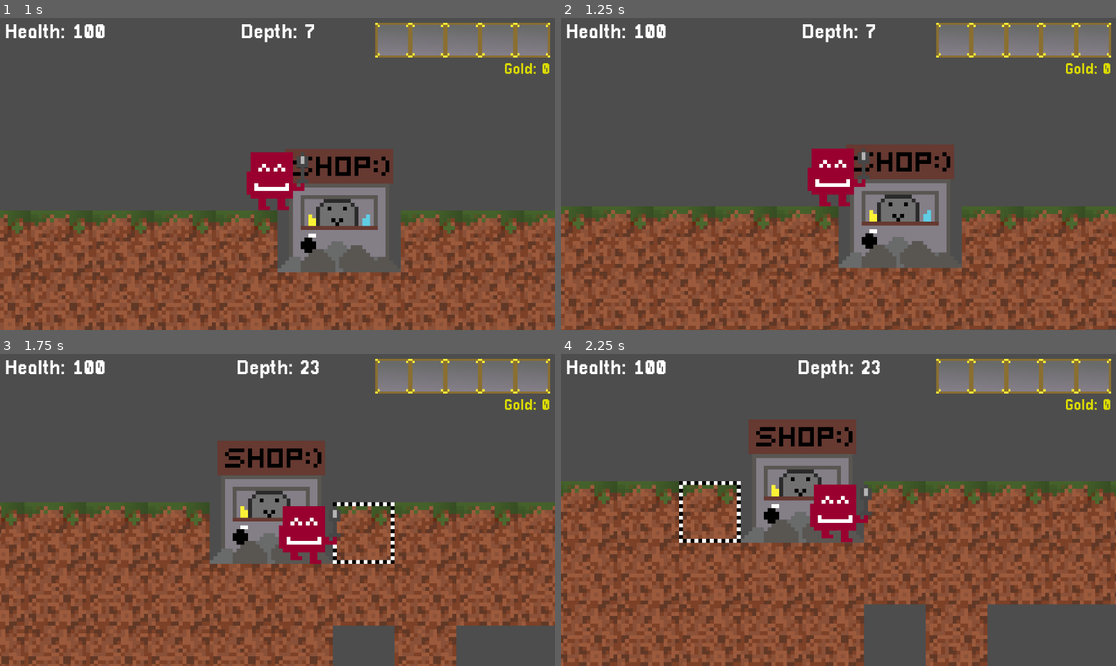
Above: before the commit, frames 1-4 (two rows, left to right).
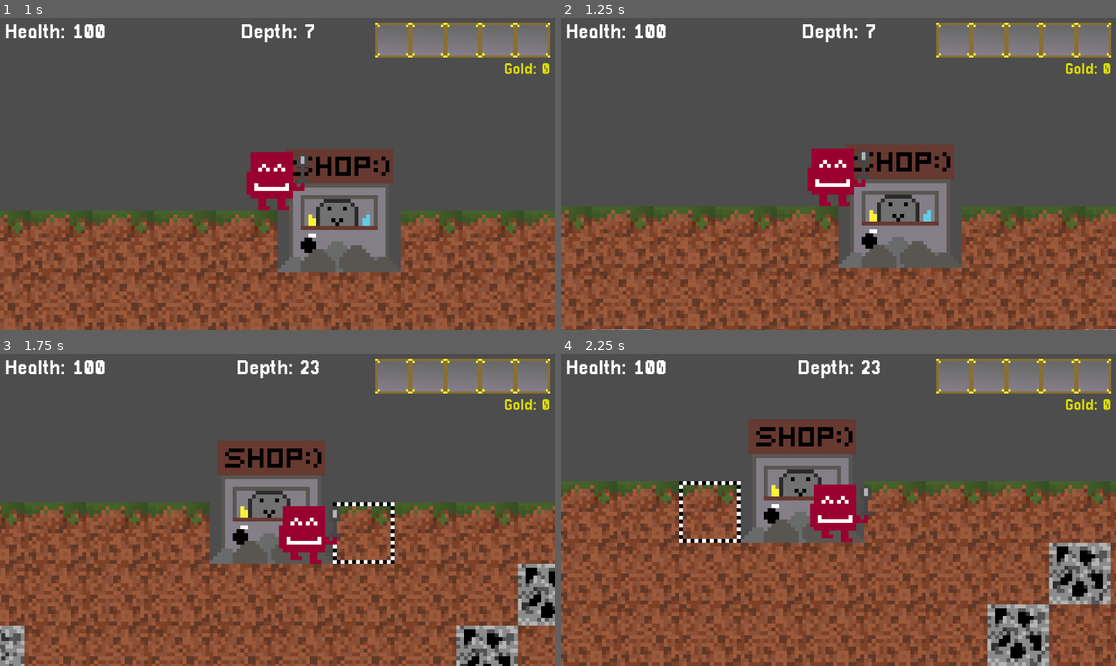
Above: after the commit, the same moments.

Repository: Deeeeelan/Campfire-Game
Game: Godot game, scene res://Scenes/Title Screen.tscn
Same seed, same stepped clock (60 frames per second), same inputs: the game is played once before the commit and once after it.
Inputs (mouse positions are in pixels of both pictures, inside the frame that each line leads up to):
- Up to frame 1 (1 s): click "Play" at 0.5 s
- Up to frame 2 (1.25 s): no input
- Up to frame 3 (1.75 s): move the mouse to (399, 494) at 1.27 s; hold D (Right) from 1.28 s (still down); click (399, 494) at 1.42 s; tap W (Jump) at 1.52 s
- Up to frame 4 (2.25 s): keep holding D (Right); move the mouse to (727, 525) at 2.02 s; click (727, 525) at 2.17 s

Frame 1 is identical in both runs. In frame 2, less than 0.1% of the frame differs, in the area x 5-100%, y 99-100%; in frame 3, 5.4%; in frame 4, 8.7%, in the area x 54-100%, y 60-100%.

Commit message:
Add various ores

Diff:
--- a/Assets/Tilesets/terrain.tres
+++ b/Assets/Tilesets/terrain.tres
@@ -21,6 +21,45 @@
 14:14/size_in_atlas = Vector2i(2, 2)
 14:14/0 = 0
 14:14/0/texture_origin = Vector2i(-8, -8)
+0:4/0 = 0
+0:4/0/physics_layer_0/polygon_0/points = PackedVector2Array(-8, -8, 8, -8, 8, 8, -8, 8)
+0:5/0 = 0
+0:5/0/physics_layer_0/polygon_0/points = PackedVector2Array(-8, -8, 8, -8, 8, 8, -8, 8)
+0:6/0 = 0
+7:0/0 = 0
+7:0/0/physics_layer_0/polygon_0/points = PackedVector2Array(-8, -8, 8, -8, 8, 8, -8, 8)
+6:0/0 = 0
+6:0/0/physics_layer_0/polygon_0/points = PackedVector2Array(-8, -8, 8, -8, 8, 8, -8, 8)
+5:0/0 = 0
+5:0/0/physics_layer_0/polygon_0/points = PackedVector2Array(-8, -8, 8, -8, 8, 8, -8, 8)
+4:0/0 = 0
+4:0/0/physics_layer_0/polygon_0/points = PackedVector2Array(-8, -8, 8, -8, 8, 8, -8, 8)
+3:0/0 = 0
+3:0/0/physics_layer_0/polygon_0/points = PackedVector2Array(-8, -8, 8, -8, 8, 8, -8, 8)
+3:1/0 = 0
+3:1/0/physics_layer_0/polygon_0/points = PackedVector2Array(-8, -8, 8, -8, 8, 8, -8, 8)
+4:1/0 = 0
+4:1/0/physics_layer_0/polygon_0/points = PackedVector2Array(-8, -8, 8, -8, 8, 8, -8, 8)
+5:1/0 = 0
+5:1/0/physics_layer_0/polygon_0/points = PackedVector2Array(-8, -8, 8, -8, 8, 8, -8, 8)
+6:1/0 = 0
+6:1/0/physics_layer_0/polygon_0/points = PackedVector2Array(-8, -8, 8, -8, 8, 8, -8, 8)
+7:1/0 = 0
+7:1/0/physics_layer_0/polygon_0/points = PackedVector2Array(-8, -8, 8, -8, 8, 8, -8, 8)
+7:2/0 = 0
+7:2/0/physics_layer_0/polygon_0/points = PackedVector2Array(-8, -8, 8, -8, 8, 8, -8, 8)
+7:3/0 = 0
+7:3/0/physics_layer_0/polygon_0/points = PackedVector2Array(-8, -8, 8, -8, 8, 8, -8, 8)
+7:4/0 = 0
+7:4/0/physics_layer_0/polygon_0/points = PackedVector2Array(-8, -8, 8, -8, 8, 8, -8, 8)
+6:3/0 = 0
+6:3/0/physics_layer_0/polygon_0/points = PackedVector2Array(-8, -8, 8, -8, 8, 8, -8, 8)
+6:2/0 = 0
+6:2/0/physics_layer_0/polygon_0/points = PackedVector2Array(-8, -8, 8, -8, 8, 8, -8, 8)
+5:2/0 = 0
+5:2/0/physics_layer_0/polygon_0/points = PackedVector2Array(-8, -8, 8, -8, 8, 8, -8, 8)
+4:2/0 = 0
+4:2/0/physics_layer_0/polygon_0/points = PackedVector2Array(-8, -8, 8, -8, 8, 8, -8, 8)
 
 [resource]
 physics_layer_0/collision_layer = 1
--- a/Scripts/character_body_2d.gd
+++ b/Scripts/character_body_2d.gd
@@ -41,15 +41,38 @@
 	]
 }
 
-const UNBREAKABLE = [Vector2i(14, 14)]
+const UNBREAKABLE = [Vector2i(14, 14), Vector2i(0, 4)]
 # THIS IS SO BAD, but it works
 # Block states are linked together in a dict sequentially
 const BREAKING_STATES : Dictionary[Vector2i, Vector2i] = {
+	# Stone
 	Vector2i(1, 0) : Vector2i(1, 1),
+	# Coal
+	Vector2i(3, 0) : Vector2i(3, 1),
+	# Iron
+	Vector2i(4, 0) : Vector2i(4, 1),
+	Vector2i(4, 1) : Vector2i(4, 2),
+	# Emerald
+	Vector2i(5, 0) : Vector2i(5, 1),
+	Vector2i(5, 1) : Vector2i(5, 2),
+	# Ruby
+	Vector2i(6, 0) : Vector2i(6, 1),
+	Vector2i(6, 1) : Vector2i(6, 2),
+	Vector2i(6, 2) : Vector2i(6, 3),
+	# Diamond
+	Vector2i(7, 0) : Vector2i(7, 1),
+	Vector2i(7, 1) : Vector2i(7, 2),
+	Vector2i(7, 2) : Vector2i(7, 3),
+	Vector2i(7, 3) : Vector2i(7, 4),
 }
 const TILE_VALUES : Dictionary[Vector2i, int] = {
 	Vector2i(0, 0) : 1,
 	Vector2i(1, 1) : 2,
+	Vector2i(3, 1) : 3,
+	Vector2i(4, 2) : 5,
+	Vector2i(5, 2) : 25,
+	Vector2i(6, 3) : 75,
+	Vector2i(7, 4) : 250,
 }
 const ITEMS = {
 	"Bomb" : {
@@ -171,10 +194,17 @@
 			tile_map.set_cell(selection_pos, 0, BREAKING_STATES[atlas_pos])
 		else:
 			tile_map.set_cell(selection_pos, 0, Vector2i(0, 2))
-		if atlas_pos in [Vector2i(1, 1), Vector2i(1, 0)]:
+
+		if atlas_pos in [Vector2i(1, 1),\
+			Vector2i(1, 0),\
+			Vector2i(3, 1),\
+			Vector2i(4, 2),\
+			Vector2i(5, 2),\
+			Vector2i(6, 3),\
+			Vector2i(7, 4)] or atlas_pos in BREAKING_STATES:
 			var sfx = load(BREAK_SFX["Stone"][randi_range(0, len(BREAK_SFX["Stone"]) - 1)])
 			audio_stream.stream = sfx
-			audio_stream.play()
+			audio_stream.play() #TODO: literally everything in BREAKING_STATES is stone
 		if atlas_pos in TILE_VALUES:
 			gold += TILE_VALUES[atlas_pos]
 
--- a/Scripts/game_script.gd
+++ b/Scripts/game_script.gd
@@ -54,8 +54,22 @@
 		elif y > 1: # Dirt layer
 			for x in range(center.x - floor(GENERATE_DIST / 2.0), center.x + floor(GENERATE_DIST / 2.0)):
 				var tile_to_generate = Vector2i(0, 0)
-				if rng.randi_range(0, max(25.0 * (1.0 - float(y)/STONE_LAYER), 0)) == 0:
+				if y > 600 and rng.randi_range(0, 100) == 0:
+					tile_to_generate = Vector2i(7, 0)
+				elif y > 400 and rng.randi_range(0, 75) == 0:
+					tile_to_generate = Vector2i(6, 0)
+				elif y > 250 and rng.randi_range(0, 20) == 0:
+					tile_to_generate = Vector2i(5, 0)
+				elif y > 100 and rng.randi_range(0, 15) == 0:
+					tile_to_generate = Vector2i(4, 0)
+				elif rng.randi_range(0, 15) == 0:
+					tile_to_generate = Vector2i(3, 0)
+				elif rng.randi_range(0, max(25.0 * (1.0 - float(y)/STONE_LAYER), 0)) == 0:
 					tile_to_generate = Vector2i(1, 0)
+
+
+
+
 				var pos = Vector2i(x, y)
 				if tile_map.get_cell_source_id(pos) == -1:
 					if rng.randi_range(0, 75) == 0: # cave seed
@@ -67,5 +81,6 @@
 
 
 
+
 func _ready() -> void:
 	$Tick.timeout.connect(tick)
--- a/default_bus_layout.tres
+++ b/default_bus_layout.tres
@@ -2,6 +2,13 @@
 
 [sub_resource type="AudioEffectLimiter" id="AudioEffectLimiter_j3pel"]
 resource_name = "Limiter"
+
+[sub_resource type="AudioEffectEQ" id="AudioEffectEQ_j3pel"]
+resource_name = "EQ"
+band_db/320_hz = -9.0
+band_db/1000_hz = -10.0
+band_db/3200_hz = -13.0
+band_db/10000_hz = -16.0
 
 [resource]
 bus/0/effect/0/effect = SubResource("AudioEffectLimiter_j3pel")
@@ -12,6 +19,8 @@
 bus/1/bypass_fx = false
 bus/1/volume_db = -5.045384
 bus/1/send = &"Master"
+bus/1/effect/0/effect = SubResource("AudioEffectEQ_j3pel")
+bus/1/effect/0/enabled = true
 bus/2/name = &"Music"
 bus/2/solo = false
 bus/2/mute = false
Binary file changed: Assets/Images/Terrain/TileSet.png
